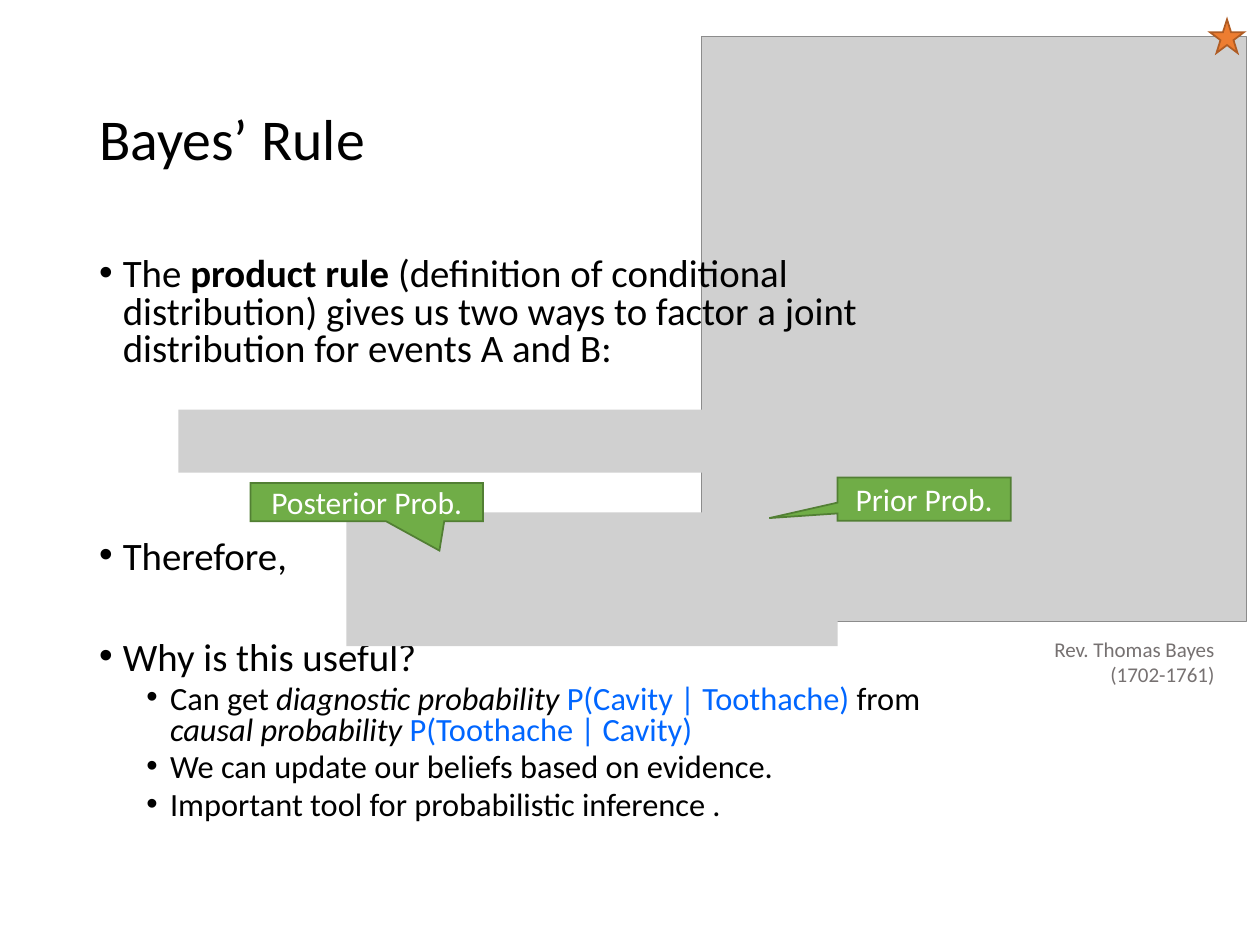
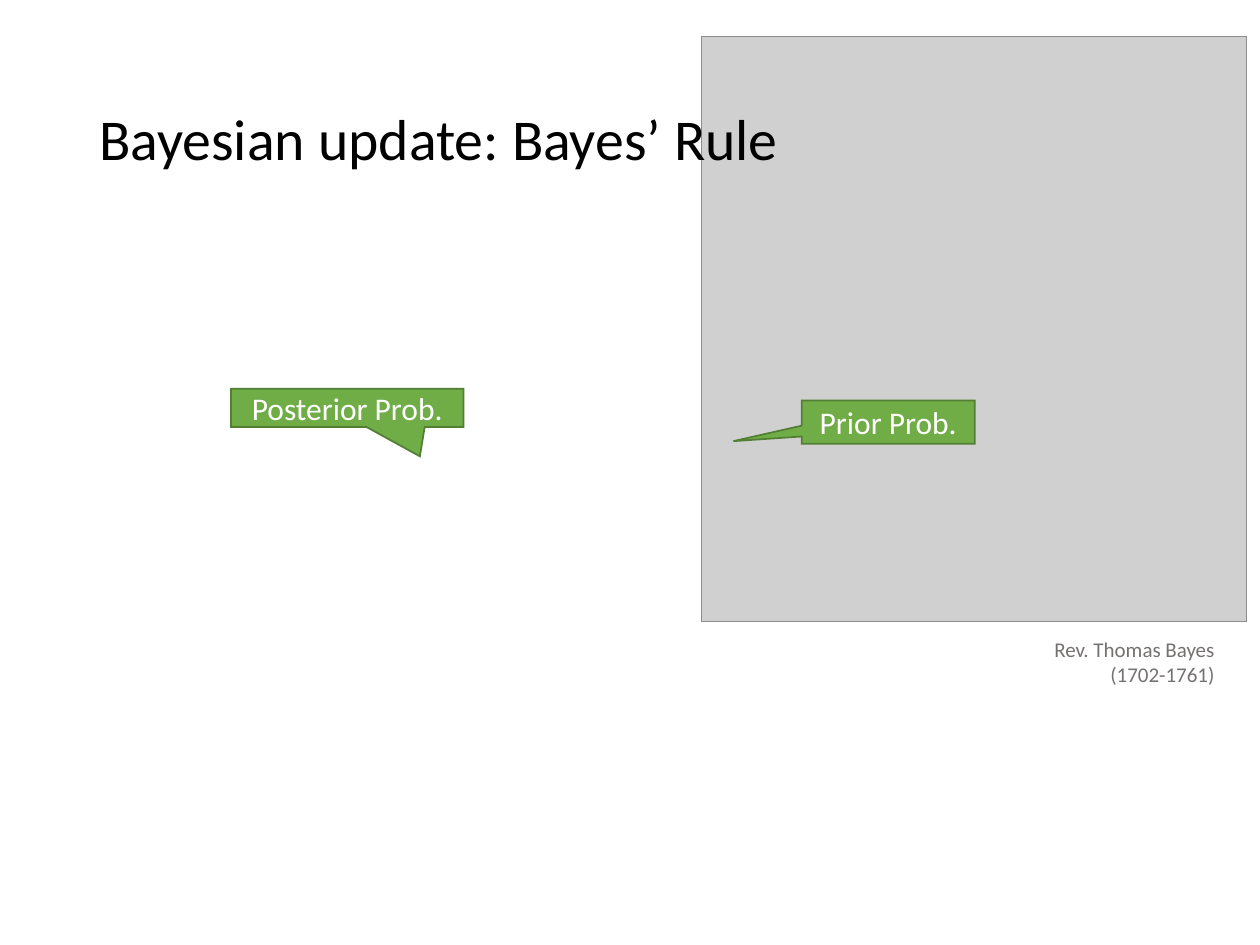
Before and after one commit to mhahsler/CS7320-AI, a slide deck: slide 7 of slides/12_uncertainty.pptx (slide 19 before the commit). Drawn at 1260x945 pixels with LibreOffice and Linux fonts; fonts in the diff are those of the drawing; grey boxes stand for pictures. Boxes give left, top, right and bottom in pixels: in the first picture for what was removed or moved away, otherwise in the second. Text is boxed around its words. In the diff, an @@ line names an element or a change of style, - is before the commit and + after.

Commit message:
more on probabilistic models.

```diff
--- a/slides/12_uncertainty.pptx
+++ b/slides/12_uncertainty.pptx
@@ star removed at (1210,19,1244,53) @@
@@ title at (99,112,778,173): text changed @@
-Bayes’ Rule
+Bayesian update: Bayes’ Rule
@@ text removed at (123,255,920,822) @@
-• The product rule (definition of conditional distribution) gives us two ways to factor a joint distribution for events A and B:
-• Therefore,
-• Why is this useful?
-  • Can get diagnostic probability P(Cavity | Toothache) from causal probability P(Toothache | Cavity)
-  • We can update our beliefs based on evidence.
-  • Important tool for probabilistic inference .
@@ speech box "Posterior Prob.": place and size @@
-speech box "Posterior Prob." at (251,483,483,520)
+speech box "Posterior Prob." at (231,389,462,427)
@@ picture removed at (179,410,939,472) @@
@@ speech box "Prior Prob.": place and size @@
-speech box "Prior Prob." at (838,478,1011,520)
+speech box "Prior Prob." at (801,401,974,444)
@@ picture removed at (346,513,838,646) @@
```
Also in this commit, not shown: 26 other slides changed, 1 slide added, 3 slides removed, 8 other files.
